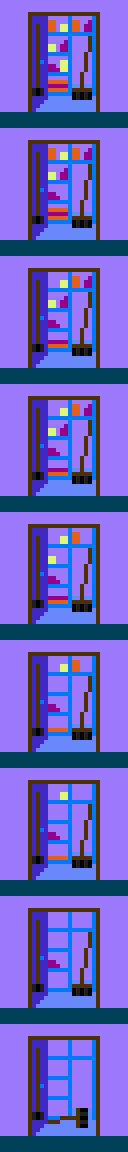
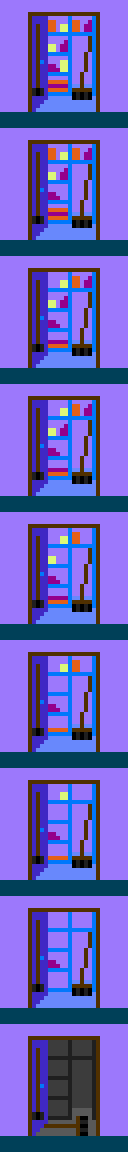
Layered file, before and after one edit (128x1152). Changes by layer:
painted on "Background" over [36, 1040, 96, 1136]
